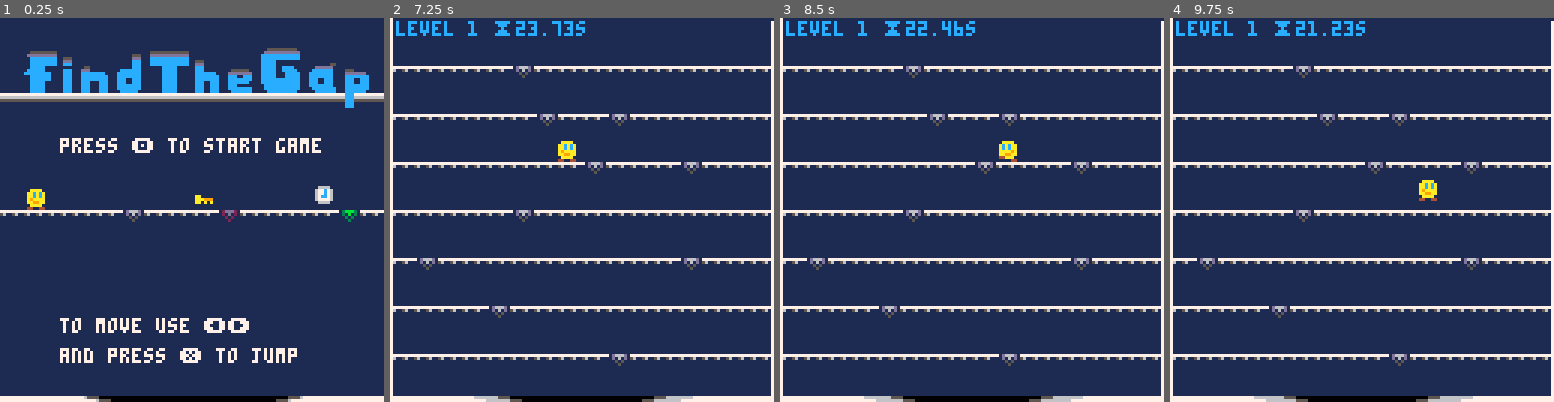
Above: before the commit, frames 1-4 (left to right).
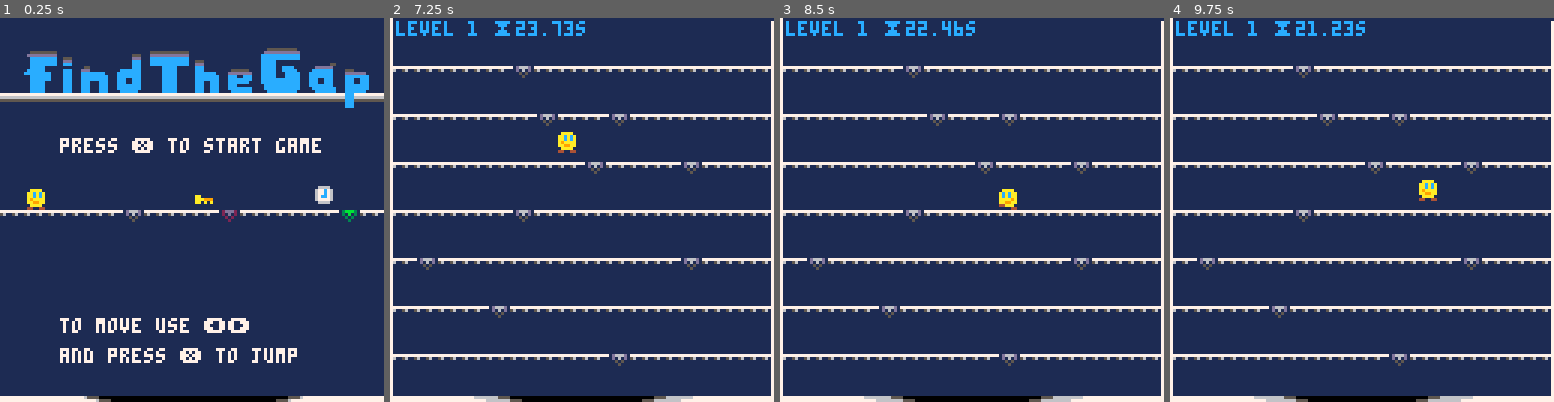
Above: after the commit, the same moments.

Repository: broquaint/pico8-carts
Game: PICO-8 cartridge findthegap.p8
Same seed, same stepped clock (60 frames per second), same inputs: the game is played once before the commit and once after it.
Inputs:
- Up to frame 1 (0.25 s): no input
- Up to frame 2 (7.25 s): tap X (X key) at 0.33, 1.07, 1.85, 2.97, 4.08, 5.2, 6.32 s; tap O (Z key) at 0.7, 1.7, 2.1, 2.5, 2.9, 3.3, 3.7, 4.1, 4.5, 4.9, 5.3, 5.7, 6.1, 6.5, 6.9 s; hold Right 1.6-2.1 s; hold Up 2.15-2.42 s; hold Right 2.47-3.03 s; hold Left 3.08-3.58 s; hold Right 4.02-4.68 s; hold Up 4.73-5.03 s; hold Left 5.08-5.68 s; hold Right 6.08-6.58 s; hold Right 6.63-7.13 s; hold Up from 7.18 s (still down)
- Up to frame 3 (8.5 s): tap O (Z key) at 7.3, 7.7, 8.1 s; tap X (X key) at 7.43 s; release Up at 7.45 s; hold Right 7.5-8.07 s; hold Left from 8.12 s (still down)
- Up to frame 4 (9.75 s): tap O (Z key) every 0.4 s from 8.5 to 9.7 s; tap X (X key) at 8.55, 9.67 s; release Left at 8.62 s; hold Right 9.05-9.72 s

The runs differ from the first frame. In frame 1, less than 0.1% of the frame differs, in the area x 35-39%, y 32-35%; in frame 2, 0.3%; in frame 3, 0.4%, in the area x 57-62%, y 32-50%; in frame 4, nothing differs.

Commit message:
Switch to x equals restart
As it is more intuitive but needed a little finessing to implement.

Diff:
--- a/findthegap.p8
+++ b/findthegap.p8
@@ -484,25 +484,26 @@
    run_delays()
 
    if(gamestate == state_menu) then
-      if(btn(4)) then
+      if(btn(5)) then
          gamestate = state_running
          sfx(9)
-      else
-         return
-      end
+      end
+      return
    end
 
    local running_time = t() - begin - extra_time
 
    if(gamestate == state_level_end) then
-      if(btn(4)) reset_level_vars()
+      -- Short grace period so X doesn't instantly proceed/retry
+      -- which can be jarring.
+      if(btn(5) and t() - lvldone > 0.5) reset_level_vars()
       -- Fall through the void and move towards the center.
       if(y < 150) then
          apply_gravity()
          if((x + 8) < 64 or x > 64) x += dx
       end
    elseif(gamestate == state_no_void) then
-      if(btn(4)) then
+      if(btn(5)) then
          reset_game_vars()
          reset_level_vars()
          sfx(9)
@@ -562,7 +563,7 @@
 
       -- This should be after the falling check so a) you can't just spam
       -- jump to avoid slow gaps and b) so you can fall straight through gaps below.
-      if (not falling and btn(5) and y % 8 == 0) then
+      if not falling and (btnp(5) or btnp(2)) and y % 8 == 0 then
          start_jump()
       end
 
@@ -762,7 +763,7 @@
    if(dget(0) > 0) then
       print('high score: level ' .. dget(0), 20, 80, 7)
    end
-   print("press 🅾️ to start game", 20, 40, 7)
+   print("press ❎ to start game", 20, 40, 7)
    print("to move use ⬅️➡️", 20, 100, 7)
    print("and press ❎ to jump", 20, 110, 7)
    draw_void(0)
@@ -870,10 +871,10 @@
       else
          msg = msg .. ', reached lvl ' .. level
       end
-      print('press 🅾️ to retry', 2, 120, 12)
+      print('press ❎ to retry', 2, 120, 12)
    else
       msg = 'entered void with ' .. nice_time((time_limit - (lvldone - begin)) + extra_time) .. 's left'
-      print('press 🅾️ to proceed', 2, 120, 12)
+      print('press ❎ to proceed', 2, 120, 12)
    end
 
 --   print(msg .. ': '.. lvltime .. 's [' .. x .. " x " .. y .. '] ', 0, 0, 12)
